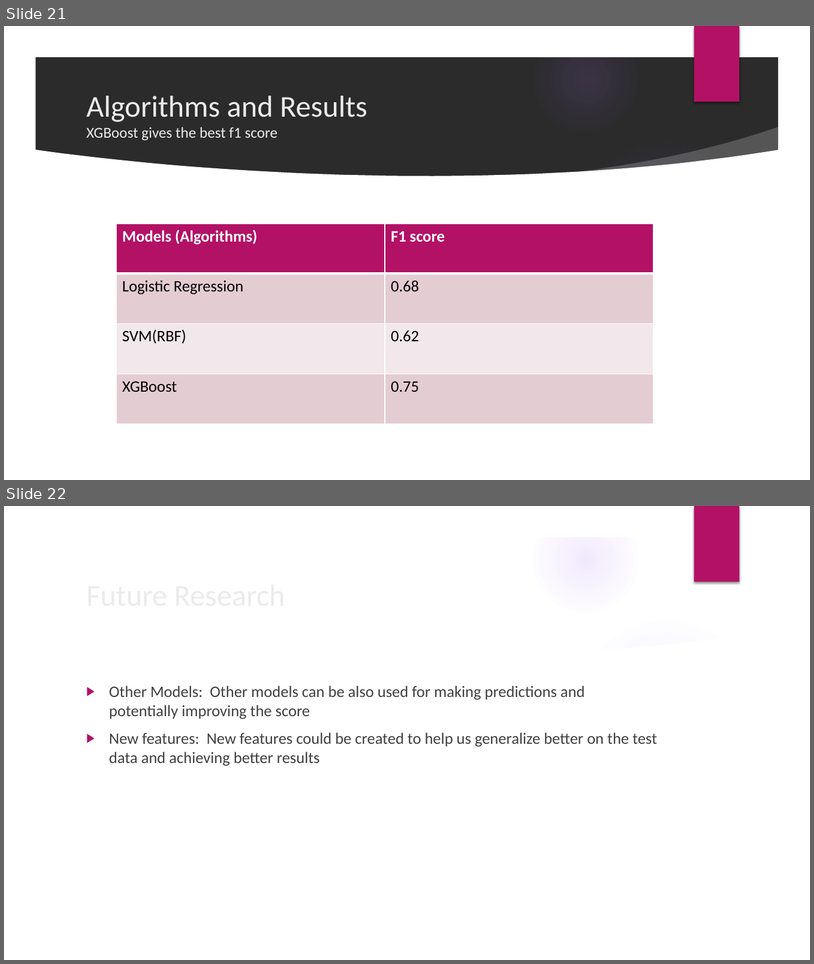
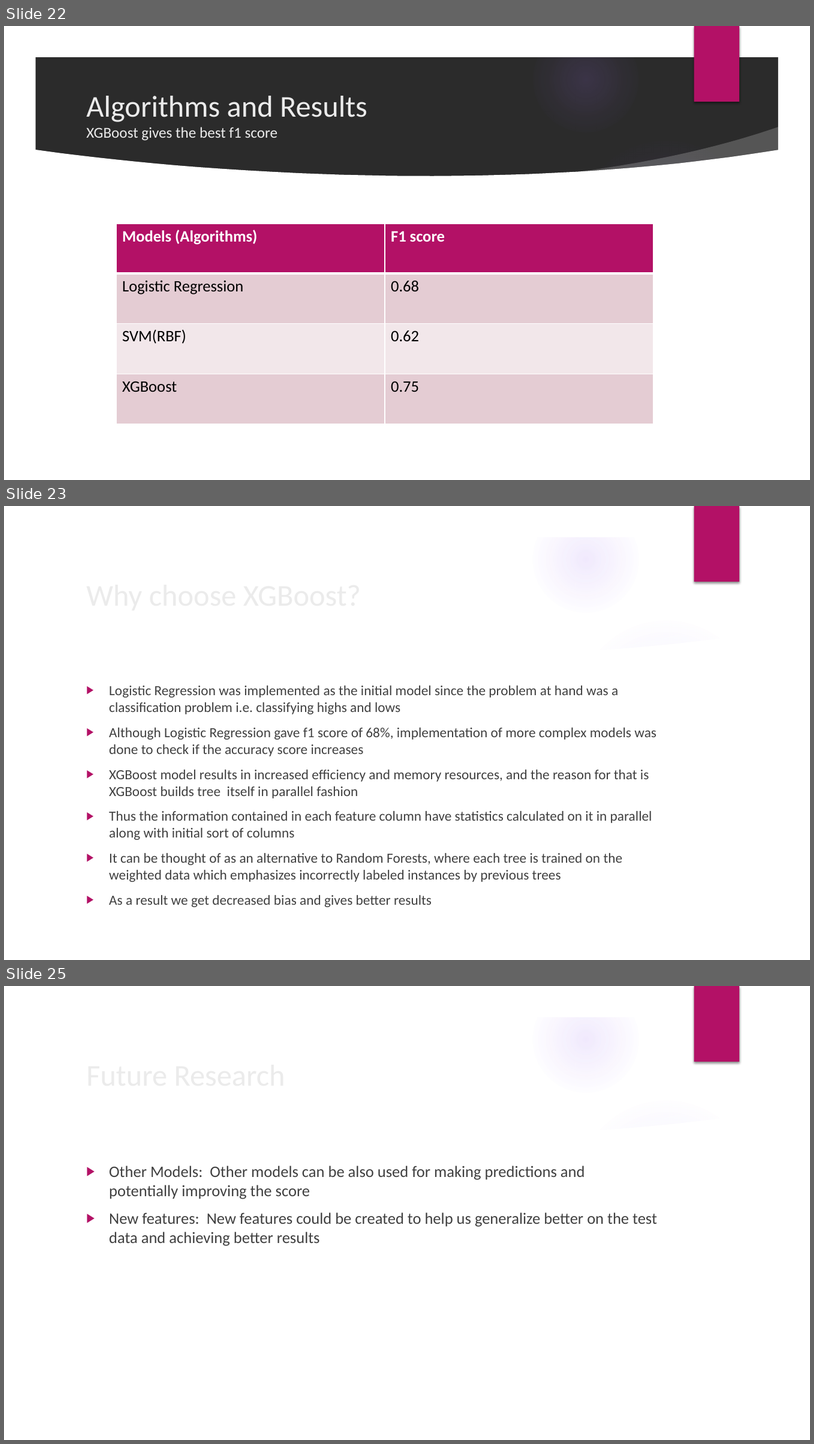
Before and after one commit to SidhantAB/Springboard-data-science-intensive-Capstone-project, a slide deck: Capstone Project Presentation.pptx. Shown one above the other, each under a label of ours: slides 21 and 22 before the commit, slides 22, 23 and 25 after it; the slides between them are not shown. The pictures are 814x964 and 814x1444 pixels, drawn with LibreOffice and Linux fonts; fonts in the diff are those of the drawing; background and template pictures are left out; a plain dark background stands for a picture behind light text. Boxes give left, top, right and bottom in pixels: in the first picture for what was removed or moved away, otherwise in the second. Text is boxed around its words. In the diff, an @@ line names an element or a change of style, - is before the commit and + after.

```diff
--- a/Capstone Project Presentation.pptx
+++ b/Capstone Project Presentation.pptx
@@ slide 23 added at <box>4,506,810,960</box>, background picture (left out); not listed: 9 template elements that a slide beside it also shows @@
@@ text added at <box>109,685,657,907</box>, 16.6 pt, text #404040 @@
+▶ Logistic Regression was implemented as the initial model since the problem at hand was a classification problem i.e. classifying highs and lows
+▶ Although Logistic Regression gave f1 score of 68%, implementation of more complex models was done to check if the accuracy score increases
+▶ XGBoost model results in increased efficiency and memory resources, and the reason for that is XGBoost builds tree itself in parallel fashion
+▶ Thus the information contained in each feature column have statistics calculated on it in parallel along with initial sort of columns
+▶ It can be thought of as an alternative to Random Forests, where each tree is trained on the weighted data which emphasizes incorrectly labeled instances by previous trees
+▶ As a result we get decreased bias and gives better results
@@ title added at <box>109,770,157,779</box>, 36 pt, text #EBEBEB @@
+Why choose XGBoost?
@@ what was slide 21 is now slide 22 @@
@@ what was slide 22 is now slide 25 @@
```
Also in this commit, not shown: 2 slides changed, 2 other slides added.
